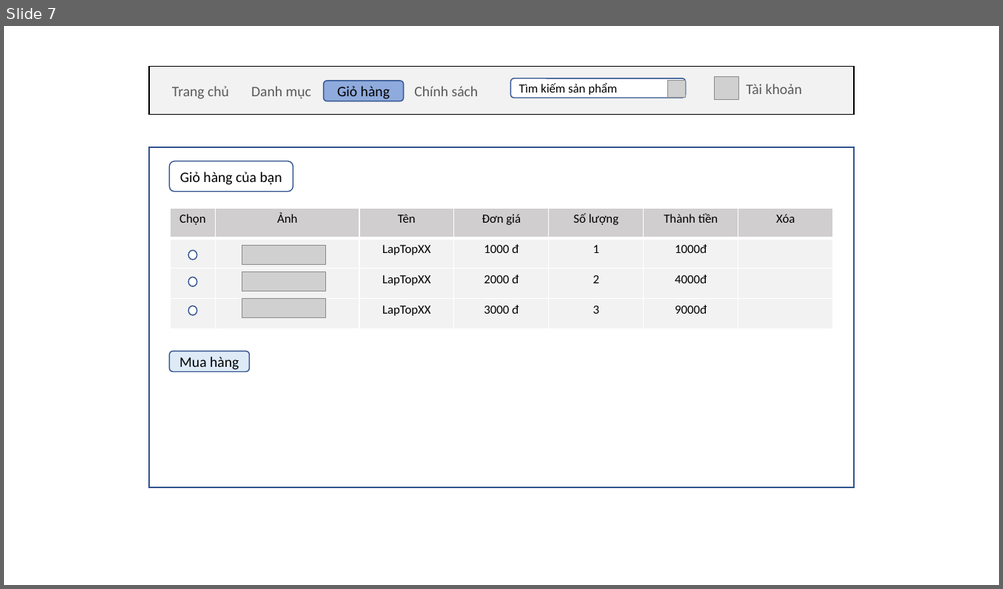
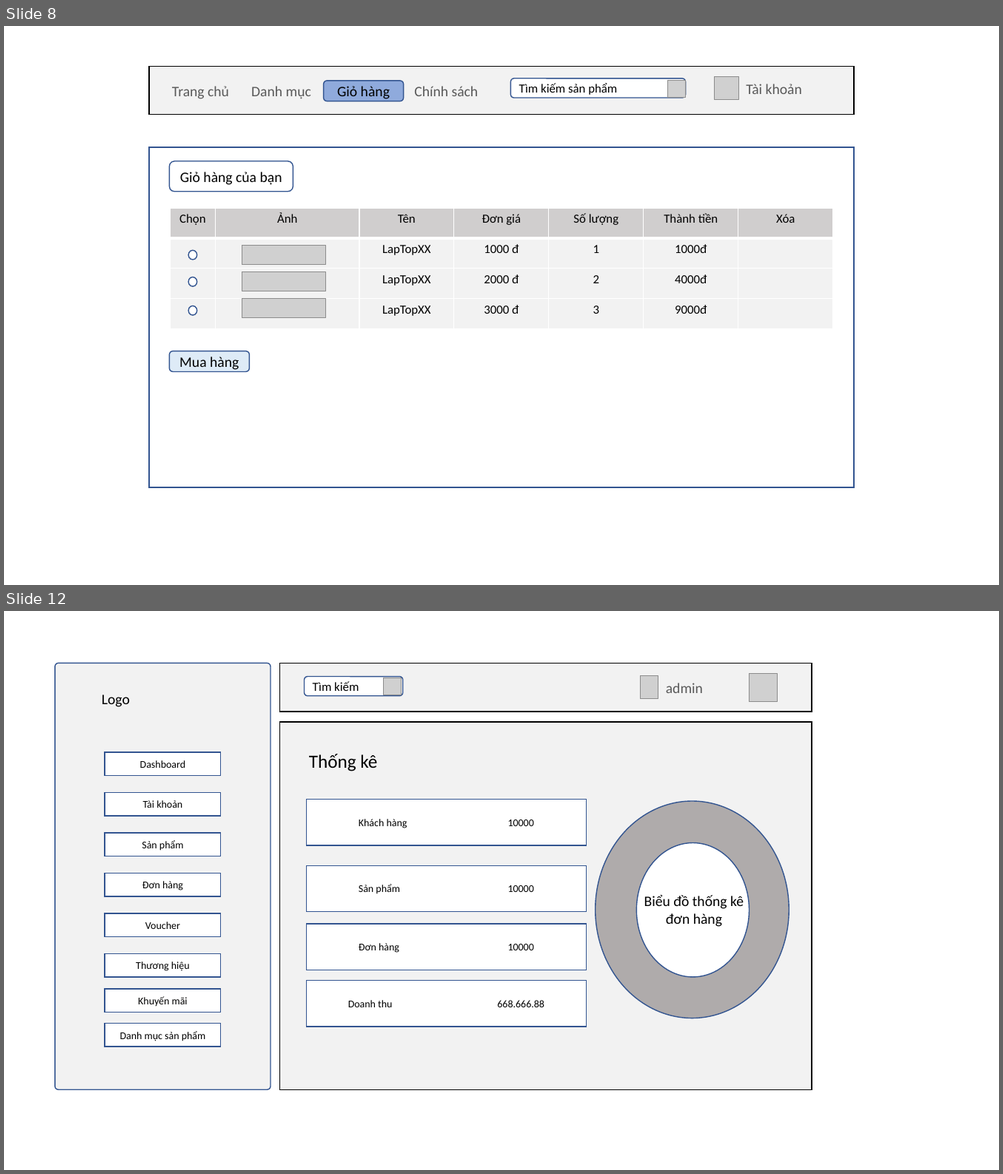
Before and after one commit to nghiemtruong07/DATN, a slide deck: Slide_DATN.pptx. Shown one above the other, each under a label of ours: slide 7 before the commit, slides 8 and 12 after it; the slides between them are not shown. The pictures are 1003x589 and 1003x1174 pixels, drawn with LibreOffice and Linux fonts; fonts in the diff are those of the drawing; grey boxes stand for pictures; background and template pictures are left out. Boxes give left, top, right and bottom in pixels: in the first picture for what was removed or moved away, otherwise in the second. Text is boxed around its words. In the diff, an @@ line names an element or a change of style, - is before the commit and + after.

```diff
--- a/Slide_DATN.pptx
+++ b/Slide_DATN.pptx
@@ slide 12 added at <box>4,611,999,1170</box>, background #FFFFFF @@
@@ group added at <box>279,664,811,712</box>: 3 pictures, 1 rectangle, 1 rounded rectangle, 1 text @@
+Tìm kiếm
+admin
@@ rectangle added at <box>279,722,811,1090</box>, fill #F2F2F2, outline #000000 1 pt @@
@@ text added at <box>309,754,377,772</box>, 18 pt, text #000000 @@
+Thống kê
@@ rectangle added at <box>306,800,586,846</box>, fill #FFFFFF, outline #325491 1 pt, 10 pt, text #000000 @@
+Khách hàng 10000
@@ ellipse added at <box>595,801,788,1019</box>, fill #AFABAB, outline #325491 1 pt @@
@@ ellipse added at <box>637,843,749,977</box>, fill #FFFFFF, outline #325491 1 pt @@
@@ rectangle added at <box>306,866,586,912</box>, fill #FFFFFF, outline #325491 1 pt, 10 pt, text #000000 @@
+Sản phẩm 10000
@@ text added at <box>644,895,743,927</box>, 14 pt, text #000000 @@
+Biểu đồ thống kê đơn hàng
@@ rectangle added at <box>306,924,586,971</box>, fill #FFFFFF, outline #325491 1 pt, 10 pt, text #000000 @@
+Đơn hàng 10000
@@ rectangle added at <box>306,981,586,1028</box>, fill #FFFFFF, outline #325491 1 pt, 10 pt, text #000000 @@
+Doanh thu 668.666.88
@@ group added at <box>55,664,270,1090</box>: 8 rectangles, 1 rounded rectangle, 1 text @@
+Logo
+Dashboard
+Tài khoản
+Sản phẩm
+Đơn hàng
+Voucher
+Thương hiệu
+Khuyến mãi
+Danh mục sản phẩm
@@ what was slide 7 is now slide 8 @@
```
Also in this commit, not shown: 5 other slides added, 24 other files.
